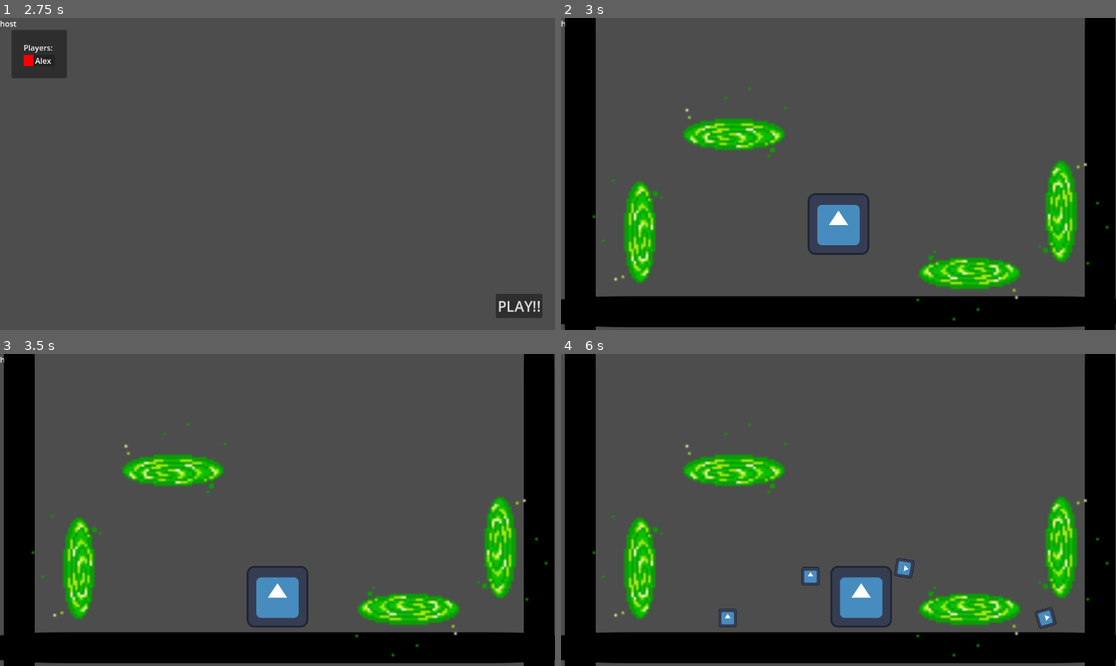
Above: before the commit, frames 1-4 (two rows, left to right).
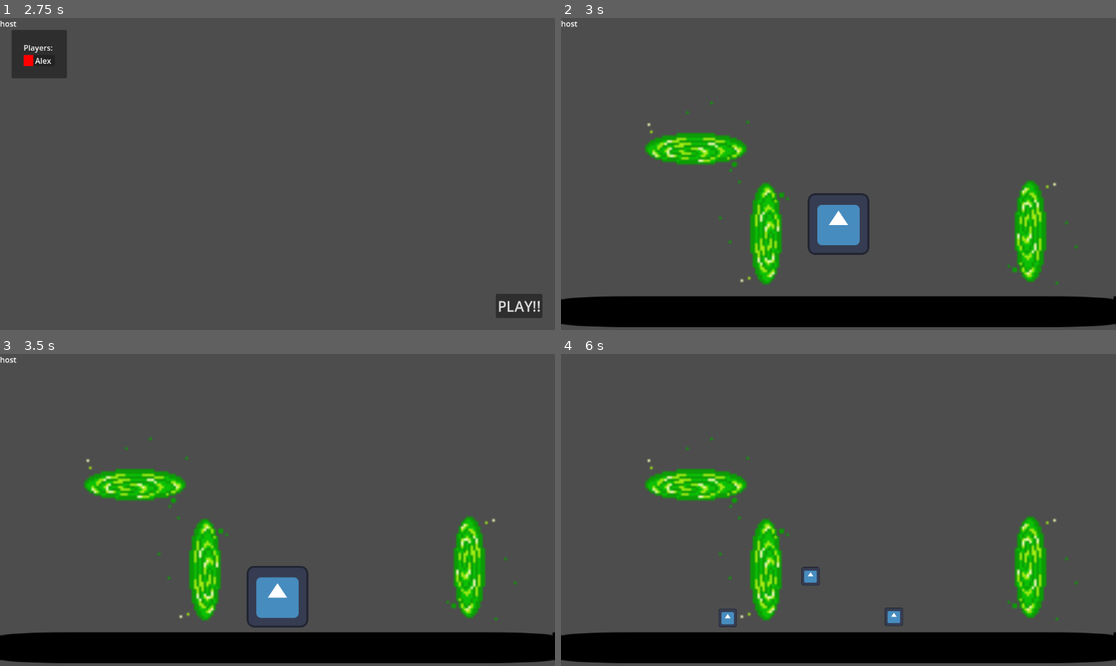
Above: after the commit, the same moments.

Repository: letoro99/CC5409-Taller-Multi
Game: Godot game, scene res://scenes/mainScreen.tscn
Two runs of this game, one before a commit and one after it. Both use one fixed random seed, a clock stepped at 60 frames per second and the inputs below. The engine's default icon, where the game draws it, is replaced by a stand-in: a white triangle on a blue panel in a dark square.
Inputs (mouse positions are in pixels of both pictures, inside the frame that each line leads up to):
- Up to frame 1 (2.75 s): click "PLAY" at 0.5 s; click (277, 158) at 1.27 s; type "Alex" at 1.35 s; click "HOST" at 2 s
- Up to frame 2 (3 s): click "PLAY!!" at 2.75 s
- Up to frame 3 (3.5 s): no input
- Up to frame 4 (6 s): move the mouse to (960, 494) at 3.52 s; hold D (move_right) 3.53-5.03 s; click (960, 494) at 3.6 s; tap W (jump) at 3.77, 4.52 s; move the mouse to (727, 525) at 4.27 s; click (727, 525) at 4.35 s; move the mouse to (894, 441) at 5.02 s; hold A (move_left) 5.03-5.78 s; click (894, 441) at 5.1 s; move the mouse to (810, 572) at 5.77 s; hold D (move_right) from 5.78 s (still down); click (810, 572) at 5.85 s

Frame 1 is identical in both runs. In frame 2, 20% of the frame differs, in the area x 0-100%, y 0-100%; in frame 3, 20%; in frame 4, 22%.
Error in both runs: Cannot call method 'get_unique_id' on a null value. (res://scenes/menus/lobbyScreen.gd:105)

Commit message:
edit temp main scene

Diff:
--- a/scenes/game/main.tscn
+++ b/scenes/game/main.tscn
@@ -9,15 +9,14 @@
 
 [node name="main" type="Node2D"]
 
-[node name="StaticBody2D3" type="StaticBody2D" parent="."]
-position = Vector2(40, 453)
-rotation = 1.5708
+[node name="StaticBody2D4" type="StaticBody2D" parent="."]
+position = Vector2(1723, 604)
 metadata/_edit_group_ = true
 
-[node name="CollisionShape2D" type="CollisionShape2D" parent="StaticBody2D3"]
+[node name="CollisionShape2D" type="CollisionShape2D" parent="StaticBody2D4"]
 shape = SubResource("RectangleShape2D_mv8ea")
 
-[node name="Sprite2D" type="Sprite2D" parent="StaticBody2D3"]
+[node name="Sprite2D" type="Sprite2D" parent="StaticBody2D4"]
 modulate = Color(0, 0, 0, 1)
 scale = Vector2(9, 0.5)
 texture = ExtResource("1_rb0hy")
@@ -34,44 +33,44 @@
 scale = Vector2(9, 0.5)
 texture = ExtResource("1_rb0hy")
 
-[node name="StaticBody2D2" type="StaticBody2D" parent="."]
-position = Vector2(1119, 487)
-rotation = 1.5708
-metadata/_edit_group_ = true
-
-[node name="CollisionShape2D" type="CollisionShape2D" parent="StaticBody2D2"]
-shape = SubResource("RectangleShape2D_mv8ea")
-
-[node name="Sprite2D" type="Sprite2D" parent="StaticBody2D2"]
-modulate = Color(0, 0, 0, 1)
-scale = Vector2(9, 0.5)
-texture = ExtResource("1_rb0hy")
-
 [node name="character" parent="." instance=ExtResource("2_x0e3i")]
 position = Vector2(576, 413)
 
 [node name="portal" parent="." node_paths=PackedStringArray("another_portal") instance=ExtResource("3_va0dv")]
-position = Vector2(166, 445)
+position = Vector2(428, 448)
 another_portal = NodePath("../portal2")
 metadata/_edit_group_ = true
 
 [node name="portal2" parent="." node_paths=PackedStringArray("another_portal") instance=ExtResource("3_va0dv")]
-position = Vector2(359, 244)
+position = Vector2(280, 274)
 rotation = 1.5708
 another_portal = NodePath("../portal")
 normal_portal = Vector2(0, 1)
 metadata/_edit_group_ = true
 
 [node name="portal3" parent="." node_paths=PackedStringArray("another_portal") instance=ExtResource("3_va0dv")]
-position = Vector2(1036, 402)
+position = Vector2(2211, 431)
 rotation = 3.14159
 another_portal = NodePath("../portal4")
 normal_portal = Vector2(-1, 0)
 metadata/_edit_group_ = true
 
 [node name="portal4" parent="." node_paths=PackedStringArray("another_portal") instance=ExtResource("3_va0dv")]
-position = Vector2(848, 528)
+position = Vector2(2007, 509)
 rotation = -1.5708
 another_portal = NodePath("../portal3")
-normal_portal = Vector2(0, 1)
+normal_portal = Vector2(0, -1)
 metadata/_edit_group_ = true
+
+[node name="portal5" parent="." node_paths=PackedStringArray("another_portal") instance=ExtResource("3_va0dv")]
+position = Vector2(972, 443)
+rotation = 3.14159
+another_portal = NodePath("../portal6")
+normal_portal = Vector2(-1, 0)
+metadata/_edit_group_ = true
+
+[node name="portal6" parent="." node_paths=PackedStringArray("another_portal") instance=ExtResource("3_va0dv")]
+position = Vector2(1467, 435)
+rotation = -1.45435e-05
+another_portal = NodePath("../portal5")
+metadata/_edit_group_ = true
